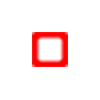
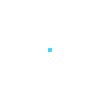
Before/after of a (100, 100) layered artwork. What changed in the layer stack:
removed layer "Layer 1" over [32, 32, 68, 67]
added layer "Ship1BulletSmall" above "Ship1BulletBig" over [48, 48, 52, 52]
